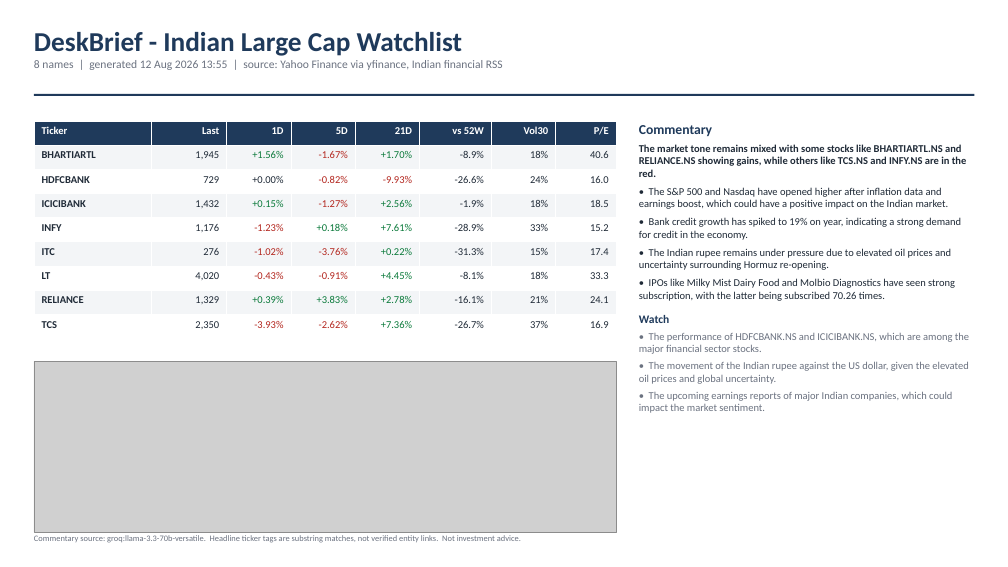
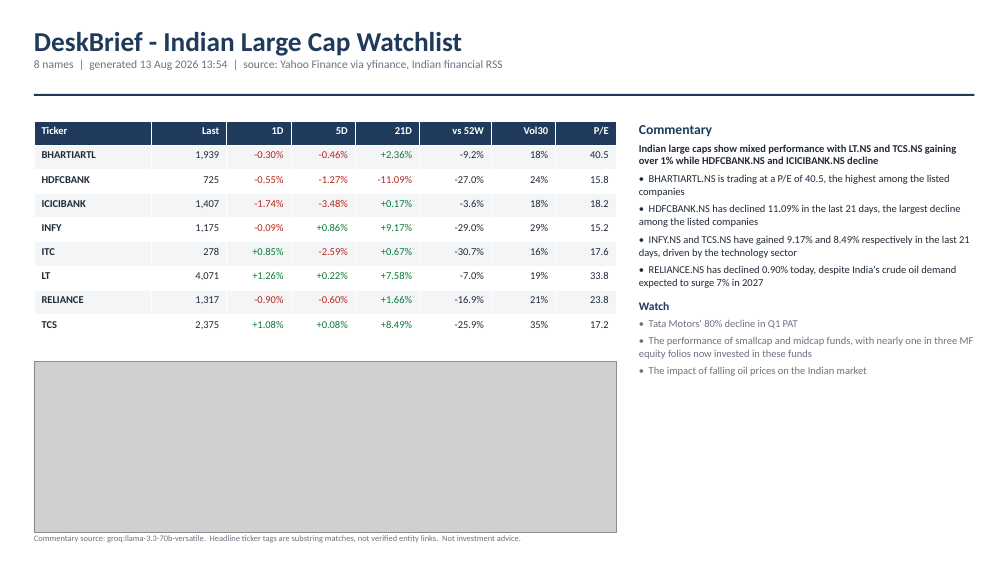
Before and after one commit to Deepak-Sethiii/deskbrief, a slide deck: slide 1 of public/deskbrief.pptx. Drawn at 1008x567 pixels with LibreOffice and Linux fonts; fonts in the diff are those of the drawing; grey boxes stand for pictures. Boxes give left, top, right and bottom in pixels: in the first picture for what was removed or moved away, otherwise in the second. Text is boxed around its words. In the diff, an @@ line names an element or a change of style, - is before the commit and + after.

```diff
--- a/public/deskbrief.pptx
+++ b/public/deskbrief.pptx
@@ text at box(34, 60, 503, 70): text changed @@
-8 names | generated 12 Aug 2026 13:55 | source: Yahoo Finance via yfinance, Indian financial RSS
+8 names | generated 13 Aug 2026 13:54 | source: Yahoo Finance via yfinance, Indian financial RSS
@@ table at box(34, 121, 616, 339) @@
-row 2: BHARTIARTL | 1,945 | +1.56% | -1.67% | +1.70% | -8.9% | 18% | 40.6
+row 2: BHARTIARTL | 1,939 | -0.30% | -0.46% | +2.36% | -9.2% | 18% | 40.5
-row 3: HDFCBANK | 729 | +0.00% | -0.82% | -9.93% | -26.6% | 24% | 16.0
+row 3: HDFCBANK | 725 | -0.55% | -1.27% | -11.09% | -27.0% | 24% | 15.8
-row 4: ICICIBANK | 1,432 | +0.15% | -1.27% | +2.56% | -1.9% | 18% | 18.5
+row 4: ICICIBANK | 1,407 | -1.74% | -3.48% | +0.17% | -3.6% | 18% | 18.2
-row 5: INFY | 1,176 | -1.23% | +0.18% | +7.61% | -28.9% | 33% | 15.2
+row 5: INFY | 1,175 | -0.09% | +0.86% | +9.17% | -29.0% | 29% | 15.2
-row 6: ITC | 276 | -1.02% | -3.76% | +0.22% | -31.3% | 15% | 17.4
+row 6: ITC | 278 | +0.85% | -2.59% | +0.67% | -30.7% | 16% | 17.6
-row 7: LT | 4,020 | -0.43% | -0.91% | +4.45% | -8.1% | 18% | 33.3
+row 7: LT | 4,071 | +1.26% | +0.22% | +7.58% | -7.0% | 19% | 33.8
-row 8: RELIANCE | 1,329 | +0.39% | +3.83% | +2.78% | -16.1% | 21% | 24.1
+row 8: RELIANCE | 1,317 | -0.90% | -0.60% | +1.66% | -16.9% | 21% | 23.8
-row 9: TCS | 2,350 | -3.93% | -2.62% | +7.36% | -26.7% | 37% | 16.9
+row 9: TCS | 2,375 | +1.08% | +0.08% | +8.49% | -25.9% | 35% | 17.2
@@ text at box(639, 144, 970, 288): text changed @@
-The market tone remains mixed with some stocks like BHARTIARTL.NS and RELIANCE.NS showing gains, while others like TCS.NS and INFY.NS are in the red.
-• The S&P 500 and Nasdaq have opened higher after inflation data and earnings boost, which could have a positive impact on the Indian market.
-• Bank credit growth has spiked to 19% on year, indicating a strong demand for credit in the economy.
-• The Indian rupee remains under pressure due to elevated oil prices and uncertainty surrounding Hormuz re-opening.
-• IPOs like Milky Mist Dairy Food and Molbio Diagnostics have seen strong subscription, with the latter being subscribed 70.26 times.
+Indian large caps show mixed performance with LT.NS and TCS.NS gaining over 1% while HDFCBANK.NS and ICICIBANK.NS decline
+• BHARTIARTL.NS is trading at a P/E of 40.5, the highest among the listed companies
+• HDFCBANK.NS has declined 11.09% in the last 21 days, the largest decline among the listed companies
+• INFY.NS and TCS.NS have gained 9.17% and 8.49% respectively in the last 21 days, driven by the technology sector
+• RELIANCE.NS has declined 0.90% today, despite India's crude oil demand expected to surge 7% in 2027
@@ text at box(639, 320, 974, 376): text changed @@
-• The performance of HDFCBANK.NS and ICICIBANK.NS, which are among the major financial sector stocks.
-• The movement of the Indian rupee against the US dollar, given the elevated oil prices and global uncertainty.
-• The upcoming earnings reports of major Indian companies, which could impact the market sentiment.
+• Tata Motors' 80% decline in Q1 PAT
+• The performance of smallcap and midcap funds, with nearly one in three MF equity folios now invested in these funds
+• The impact of falling oil prices on the Indian market
```
Also in this commit, not shown: 3 other files.
